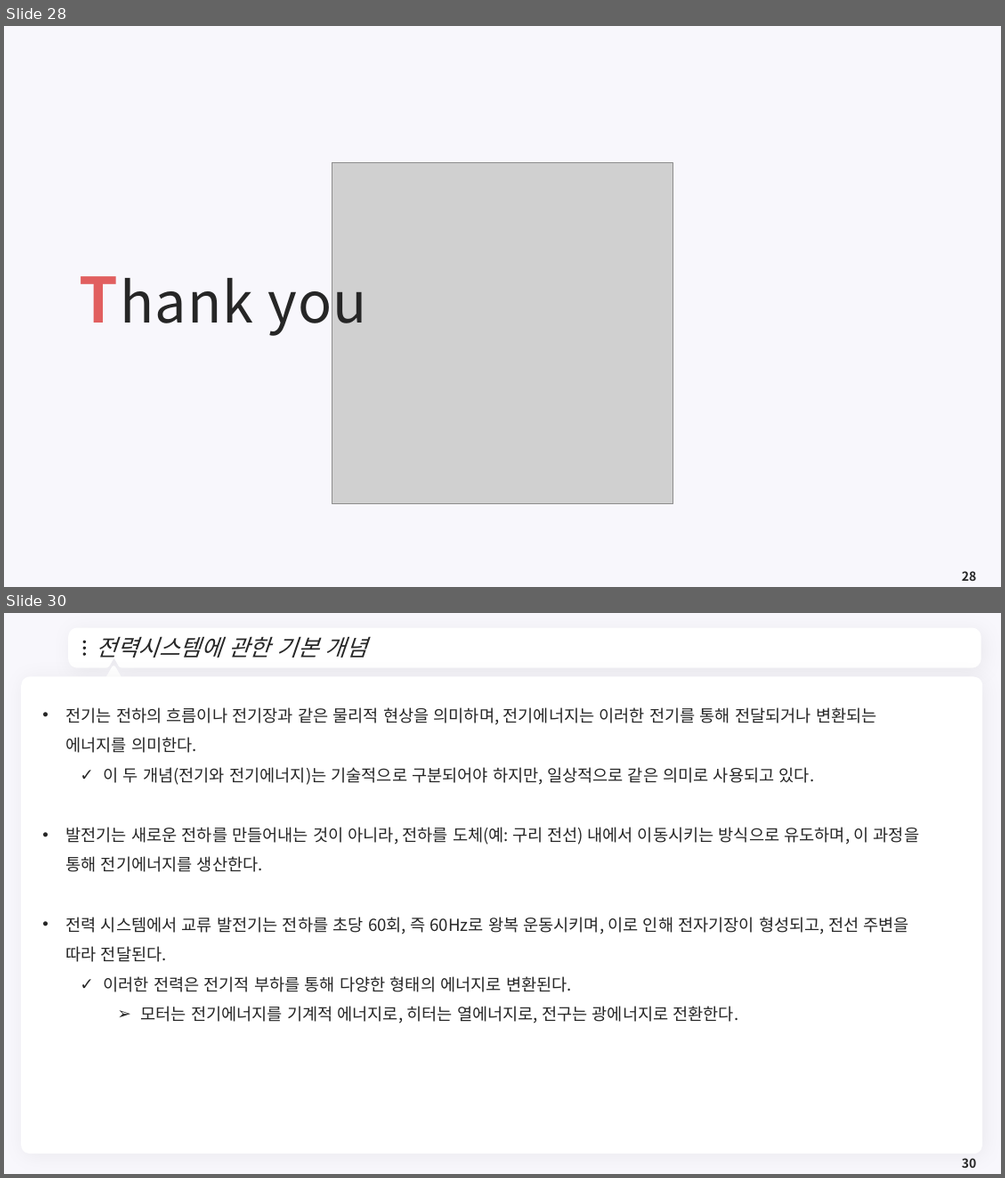
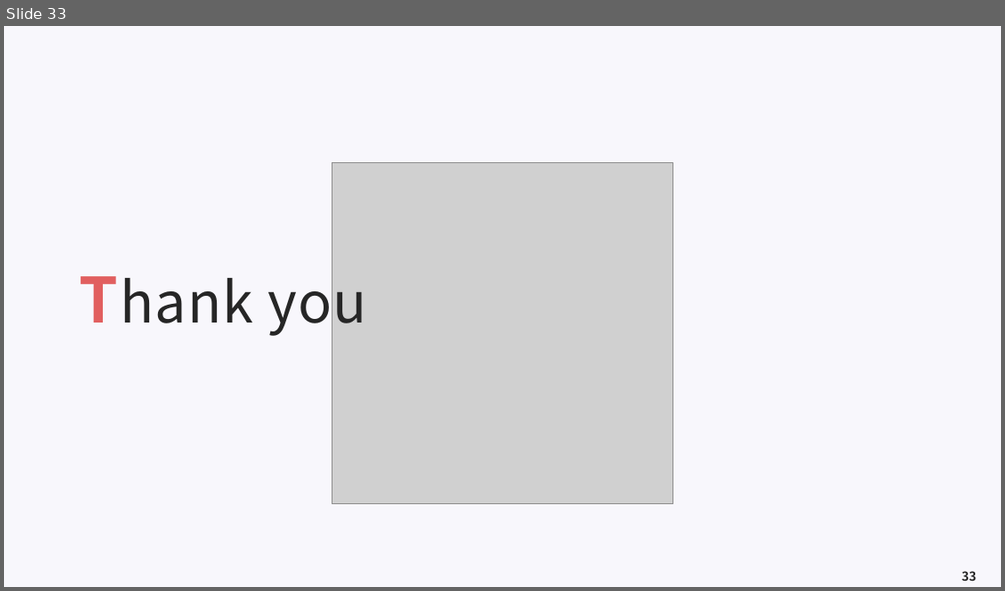
Before and after one commit to meandthey/Teaching, a slide deck: 에너지경제학/자원에너지경제학_Chapter_8 (전력시장).pptx. Shown one above the other, each under a label of ours: slides 28 and 30 before the commit, slide 33 after it; the slides between them are not shown. The pictures are 1005x1178 and 1005x591 pixels, drawn with LibreOffice and Linux fonts; fonts in the diff are those of the drawing; grey boxes stand for pictures; background and template pictures are left out. Boxes give left, top, right and bottom in pixels: in the first picture for what was removed or moved away, otherwise in the second. Text is boxed around its words. In the diff, an @@ line names an element or a change of style, - is before the commit and + after.

```diff
--- a/에너지경제학/자원에너지경제학_Chapter_8 (전력시장).pptx
+++ b/에너지경제학/자원에너지경제학_Chapter_8 (전력시장).pptx
@@ slide 30 removed at [4,613,1001,1174], background #F8F7FC @@
@@ freeform shape removed at [72,632,978,665] @@
@@ title removed at [97,636,367,657] @@
-전력시스템에 관한 기본 개념
@@ ellipse removed at [83,641,86,643] @@
@@ ellipse removed at [83,647,86,649] @@
@@ ellipse removed at [83,653,86,656] @@
@@ freeform shape removed at [957,643,966,654] @@
@@ rounded rectangle removed at [21,676,983,1153] @@
@@ triangle removed at [105,667,122,682] @@
@@ text removed at [66,707,919,1023] @@
-• 전기는 전하의 흐름이나 전기장과 같은 물리적 현상을 의미하며, 전기에너지는 이러한 전기를 통해 전달되거나 변환되는 에너지를 의미한다.
-  ✓ 이 두 개념(전기와 전기에너지)는 기술적으로 구분되어야 하지만, 일상적으로 같은 의미로 사용되고 있다.
-• 발전기는 새로운 전하를 만들어내는 것이 아니라, 전하를 도체(예: 구리 전선) 내에서 이동시키는 방식으로 유도하며, 이 과정을 통해 전기에너지를 생산한다.
-• 전력 시스템에서 교류 발전기는 전하를 초당 60회, 즉 60Hz로 왕복 운동시키며, 이로 인해 전자기장이 형성되고, 전선 주변을 따라 전달된다.
-  ✓ 이러한 전력은 전기적 부하를 통해 다양한 형태의 에너지로 변환된다.
-    ➢ 모터는 전기에너지를 기계적 에너지로, 히터는 열에너지로, 전구는 광에너지로 전환한다.
@@ page number removed at [962,1158,976,1167] @@
-30
@@ what was slide 28 is now slide 33 @@
@@ page number at [962,571,976,580]: text changed @@
-28
+33
```
Also in this commit, not shown: 5 slides added, 2 other slides removed, 5 other files.
